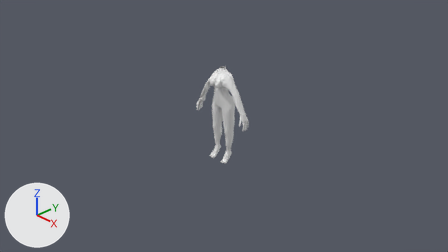
The Blender file Blender Files/Character/CharBodyStart.blend as it was, and as the next commit left it.
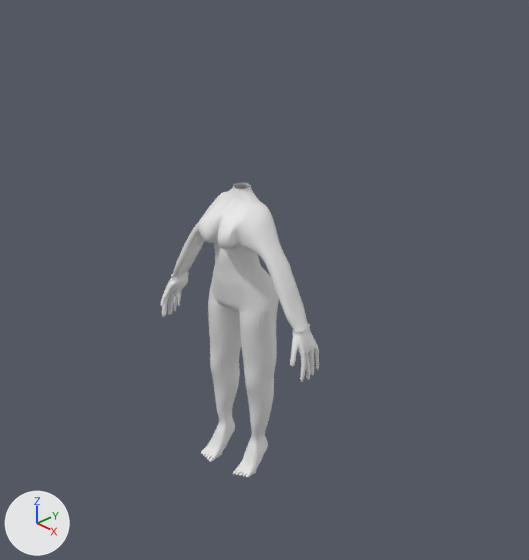
Each version is shown from the file's camera 'Camera', then close up on the part from 32% to 71% of the width and 2% to 76% of the height. The axes (+X, +Y, +Z) are drawn at lower left. The lights are the same throughout.

Script lines for the objects in view, before the commit:
```python
me_cylinder = bpy.data.meshes.new('Cylinder')
me_cylinder.from_pydata(...)  # 671 vertices, 655 faces, 1 loose edge; spans x -3.36..1.31, y -0.88..1.37, z -5.8..3.84
# before: 4 (-0.17, -0.88, -2.09), 9 (0.0, -0.72, -2.1), 219 (-1.13, -0.5, -1.83), 220 (-0.45, -0.77, -1.79), 222 (-0.35, -0.4, -1.57)
# before: 232 (-0.22, -0.86, -2.42), 233 (0.0, -0.88, -2.37), 238 (-0.63, -0.77, -2.46), 240 (-0.76, -0.72, -1.8), 245 (-0.69, -0.8, -2.16)
# before: 255 (-1.09, -0.6, -2.05), 256 (-0.32, -0.84, -1.96), 260 (-0.72, -0.79, -2.01)
me_plane_001 = bpy.data.meshes.new('Plane.001')
me_plane_001.from_pydata(...)  # 438 vertices, 389 faces; spans x 0.0..0.191, y -0.277..0.251, z 0.899..1.573
me_sphere_002 = bpy.data.meshes.new('Sphere.002')
me_sphere_002.from_pydata(...)  # a UV sphere (12 segments, 16 rings, poles along y) spanning x 0.0578..0.1302, y -0.1987..-0.1263, z 1.2656..1.338
ob_body = bpy.data.objects.new('Body', me_cylinder)
ob_body.location = (0.0, 0.0, 0.0)
ob_body.scale = (-0.185, -0.185, -0.185)
_m = ob_body.modifiers.new('Mirror', 'MIRROR')
_m.use_clip = True
_m = ob_body.modifiers.new('Subdivision', 'SUBSURF')
_m.levels = 2
ob_eye = bpy.data.objects.new('Eye', me_sphere_002)
ob_eye.location = (0.012, 0.012, 0.0)
_m = ob_eye.modifiers.new('Mirror', 'MIRROR')
_m = ob_eye.modifiers.new('Subdivision', 'SUBSURF')
_m.levels = 3
ob_eye.hide_set(True)
ob_head = bpy.data.objects.new('Head', me_plane_001)
ob_head.location = (0.007, 0.0, 0.0)
_m = ob_head.modifiers.new('Mirror', 'MIRROR')
_m.use_clip = True
_m.merge_threshold = 0.007
_m = ob_head.modifiers.new('Subdivision', 'SUBSURF')
_m.levels = 3
ob_head.hide_set(True)
```
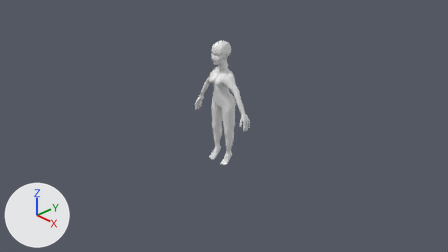
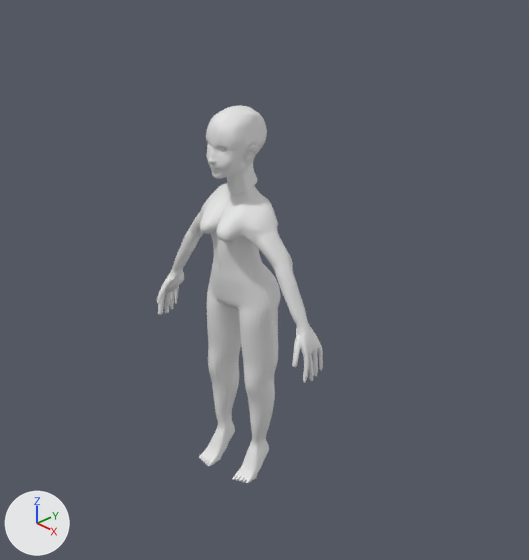
Commit message: Boob fix head and body parts rescaled + still needs work but the BODY IS DONE

Boxes (x1, y1, x2, y2) around the edits, measured in the close-ups (529 x 560 px; the box of a moved part takes in the faces that stretch with it):
'Body', reshaped, rescaled: before (161, 182, 319, 478); after (157, 183, 323, 483)
'Head', shown: after (206, 106, 267, 194)
'Eye', shown: after (208, 142, 229, 153)
part 1 of me_cylinder, built on: before (166, 183, 313, 350); after (162, 184, 316, 352)
part 2 of me_cylinder, moved or reshaped: before (267, 279, 279, 324); after (268, 274, 281, 322)

The change, as a diff of the scene's bpy script:
```diff
--- a/Blender Files/Character/CharBodyStart.blend.py
+++ b/Blender Files/Character/CharBodyStart.blend.py
@@ me_cylinder @@
 # used by ob_body; location = (0.0, 0.0, 0.0); scale = (-0.185, -0.185, -0.185)
 # verts and faces of me_cylinder; kept vertices keep their numbers, new ones are numbered from 671
-me_cylinder.from_pydata(...)  # 671 vertices, 655 faces, 1 loose edge; spans x -3.36..1.31, y -0.88..1.37, z -5.8..3.84
+me_cylinder.from_pydata(...)  # 706 vertices, 687 faces, 1 loose edge; spans x -3.36..1.31, y -0.94..1.41, z -5.8..3.84
+# me_cylinder part 1
+# 10 vertices are removed from x -2.61..-1.39, y -0.14..0.62, z -4.16..-1.74
+# 39 faces are deleted
+# 10 vertices in x -2.62..-1.99, y -0.14, z -3.26..-2.22 move by (0.0, 0.13, 0.0)
+# 6 vertices in x -2.75..0.0, y -0.48..0.07, z -4.77..-2.46 move by (0.0, 0.06, 0.0)
+# 6 vertices in x -2.71..-2.23, y 0.48..0.54, z -3.33..-2.04 move by (0.0, -0.1, 0.0)
+# 5 vertices in x -2.61..-2.08, y 0.62, z -3.22..-2.3 move by (0.0, -0.13, 0.0)
+# 5 vertices in x -2.53..-1.95, y 0.55, z -3.12..-2.2 move by (0.0, -0.11, 0.0)
+# 5 vertices in x -2.68..-2.19, y -0.12, z -3.32..-2.4 move by (0.0, 0.12, 0.0)
+# 97 vertices move from x -3.0..0.0, y -0.43..1.37, z -5.8..-1.5 to x -2.98..0.03, y -0.42..1.41, z -5.8..-1.52
+# 45 vertices are added at x -2.69..0.0, y -0.32..0.63, z -5.4..-1.74
+# 71 new faces join them
+# me_cylinder part 2
+verts[4] = (-0.11, -0.94, -2.09)  # moved
+verts[9] = (0.0, -0.61, -2.1)  # moved
+verts[233] = (0.0, -0.77, -2.37)  # moved
+verts[219] = (-1.13, -0.44, -1.84)  # moved
+verts[222] = (-0.35, -0.34, -1.58)  # moved
+verts[220] = (-0.45, -0.71, -1.81)  # moved
+verts[232] = (-0.22, -0.93, -2.42)  # moved
+verts[238] = (-0.63, -0.83, -2.46)  # moved
+verts[240] = (-0.76, -0.65, -1.81)  # moved
+verts[245] = (-0.69, -0.85, -2.16)  # moved
+verts[255] = (-1.09, -0.6, -1.96)  # moved
+verts[260] = (-0.72, -0.79, -1.92)  # moved
+verts[256] = (-0.32, -0.84, -1.88)  # moved
@@ ob_head @@
 ob_head = bpy.data.objects.new('Head', me_plane_001)
-ob_head.location = (0.007, 0.0, 0.0)
+ob_head.location = (0.008, -0.065, 0.391)
+ob_head.scale = (0.744, 0.744, 0.744)
 _m = ob_head.modifiers.new('Mirror', 'MIRROR')
@@ ob_head @@
 _m = ob_head.modifiers.new('Subdivision', 'SUBSURF')
 _m.levels = 3
-ob_head.hide_set(True)
@@ ob_eye @@
 _m = ob_eye.modifiers.new('Subdivision', 'SUBSURF')
 _m.levels = 3
-ob_eye.hide_set(True)
@@ ob_body @@
 ob_body.location = (0.0, 0.0, 0.0)
-ob_body.scale = (-0.185, -0.185, -0.185)
+ob_body.scale = (-0.194, -0.194, -0.194)
 _m = ob_body.modifiers.new('Mirror', 'MIRROR')
```
